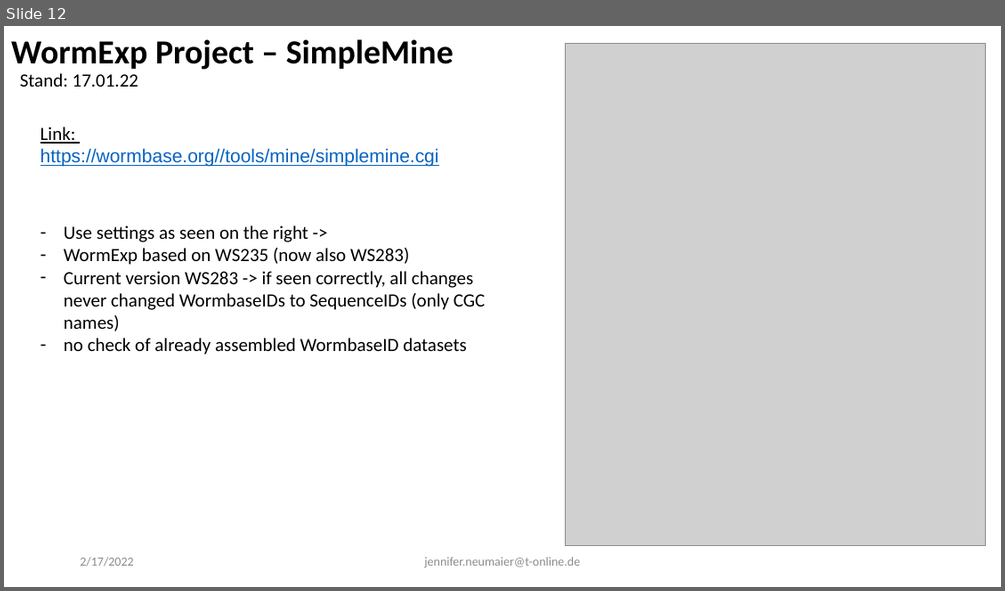
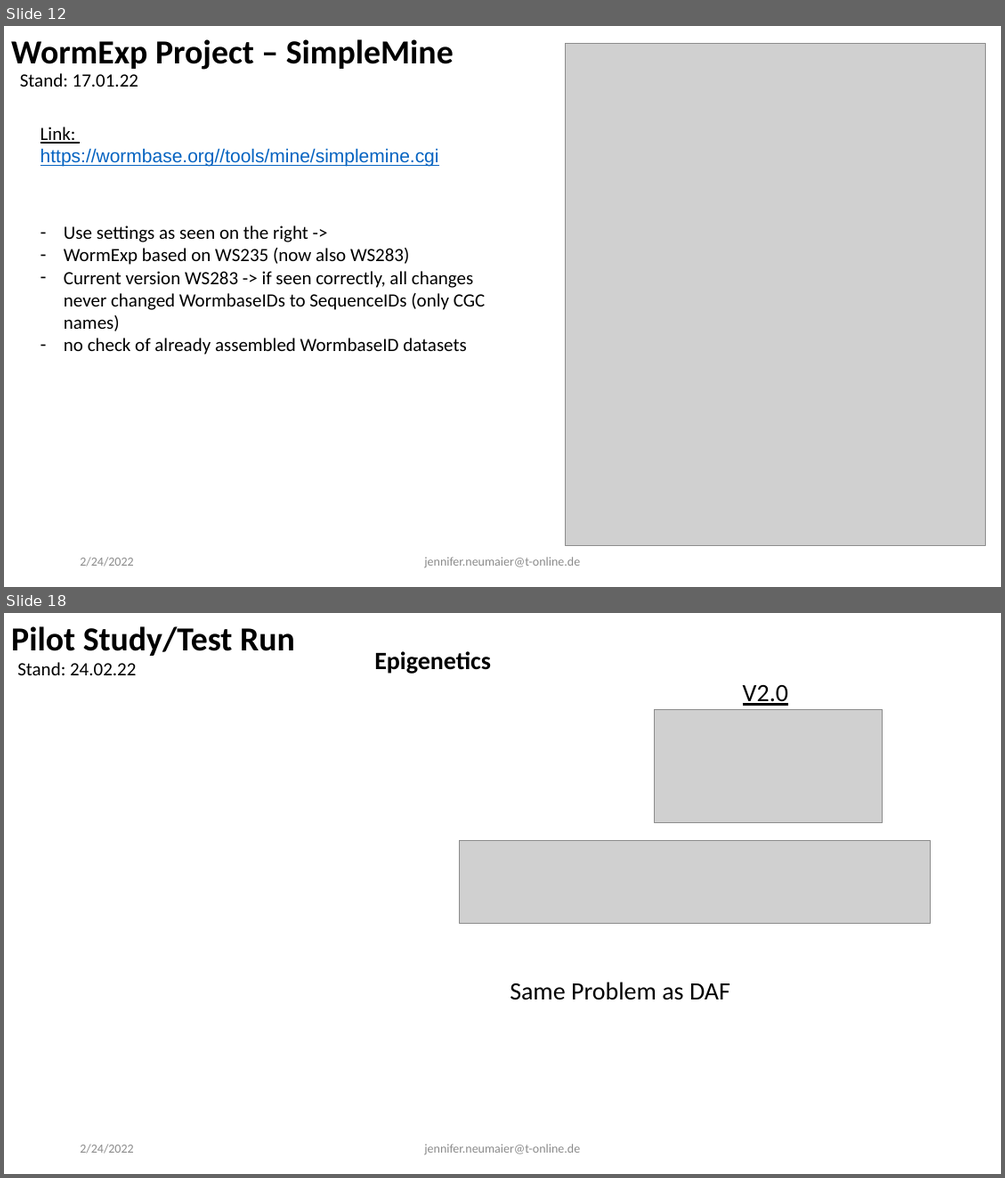
Before and after one commit to evoecogen/WormExp, a slide deck: Documentation/Project_Presentation_210922.pptx. Shown one above the other, each under a label of ours: slide 12 before the commit, slides 12 and 18 after it; the slides between them are not shown. The pictures are 1005x591 and 1005x1178 pixels, drawn with LibreOffice and Linux fonts; fonts in the diff are those of the drawing; grey boxes stand for pictures. Boxes give left, top, right and bottom in pixels: in the first picture for what was removed or moved away, otherwise in the second. Text is boxed around its words. In the diff, an @@ line names an element or a change of style, - is before the commit and + after.

Commit message:
added test documentation

```diff
--- a/Documentation/Project_Presentation_210922.pptx
+++ b/Documentation/Project_Presentation_210922.pptx
@@ slide 18 added at (4, 613, 1001, 1174), background #FFFFFF @@
@@ text added at (11, 626, 295, 656), 32.4 pt, text #000000, bold @@
+Pilot Study/Test Run
@@ text added at (17, 662, 136, 675), 18 pt, text #000000 @@
+Stand: 24.02.22
@@ text added at (374, 651, 491, 674), 24 pt, text #000000, bold @@
+Epigenetics
@@ text added at (743, 685, 788, 706), 24 pt, text #000000, underline @@
+V2.0
@@ picture added at (655, 709, 882, 823) @@
@@ picture added at (460, 840, 930, 924) @@
@@ text added at (510, 981, 730, 1000), 24 pt, text #000000 @@
+Same Problem as DAF
@@ text added at (80, 1143, 133, 1153), 12 pt, text #8C8C8C @@
+2/24/2022
@@ text added at (424, 1143, 580, 1155), 12 pt, text #8C8C8C @@
+jennifer.neumaier@t-online.de
@@ slide 12 changed as well @@
@@ text at (80, 556, 133, 566): text changed @@
-2/17/2022
+2/24/2022
```
Also in this commit, not shown: 21 other slides changed, 8 other slides added, 2 other files.
